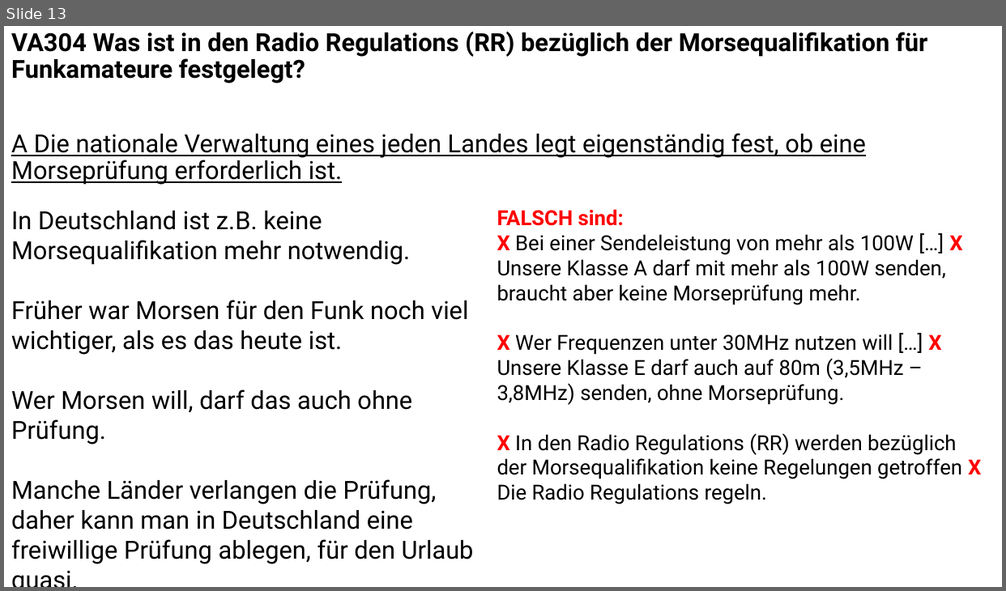
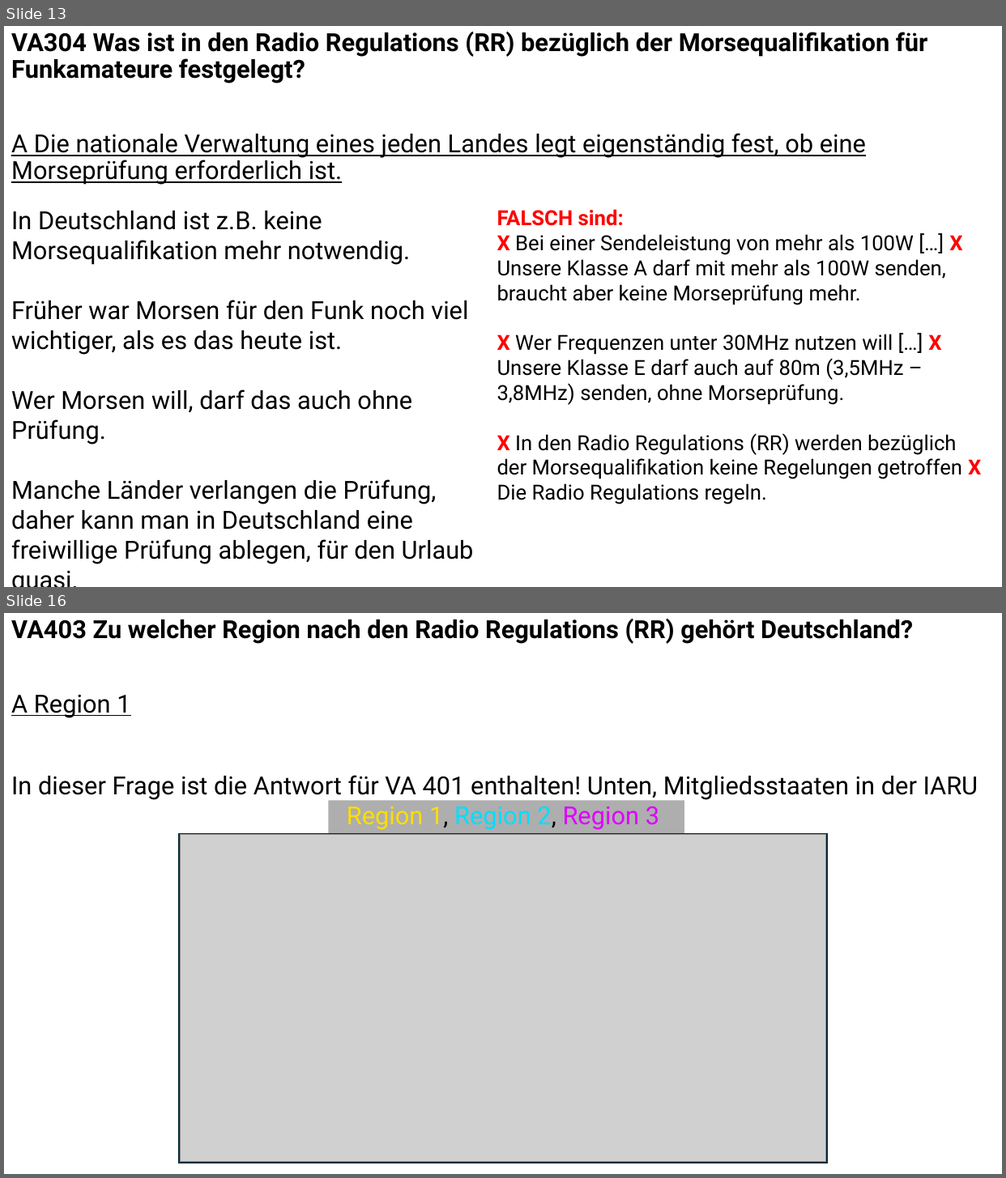
Before and after one commit to Nothinel/Lichtblicke_Amateurfunk, a slide deck: Kenntnisse_von_Vorschriften/Lichtblicke_Kenntnisse_von_Vorschriften.pptx. Shown one above the other, each under a label of ours: slide 13 before the commit, slides 13 and 16 after it; the slides between them are not shown. The pictures are 1006x591 and 1006x1178 pixels, drawn with LibreOffice and Linux fonts; fonts in the diff are those of the drawing; grey boxes stand for pictures. Boxes give left, top, right and bottom in pixels: in the first picture for what was removed or moved away, otherwise in the second. Text is boxed around its words. In the diff, an @@ line names an element or a change of style, - is before the commit and + after.

Commit message:
Fragen bis VB101 hinzugefügt.

```diff
--- a/Kenntnisse_von_Vorschriften/Lichtblicke_Kenntnisse_von_Vorschriften.pptx
+++ b/Kenntnisse_von_Vorschriften/Lichtblicke_Kenntnisse_von_Vorschriften.pptx
@@ slide 16 added at [4,613,1002,1174], background #FFFFFF @@
@@ text added at [11,619,913,718], 24 pt, text #000000, bold @@
+VA403 Zu welcher Region nach den Radio Regulations (RR) gehört Deutschland?
+A Region 1
@@ text added at [11,775,978,830], 24 pt, text #000000 @@
+In dieser Frage ist die Antwort für VA 401 enthalten! Unten, Mitgliedsstaaten in der IARU
+Region 1, Region 2, Region 3
@@ rectangle added at [328,801,684,835], fill #AEAEAE @@
@@ rectangle added at [179,835,828,1163], fill #AEAEAE, outline #092A39 1.5 pt @@
@@ picture added at [181,835,826,1161] @@
```
Also in this commit, not shown: 1 slide changed, 5 other slides added, 3 other files.
